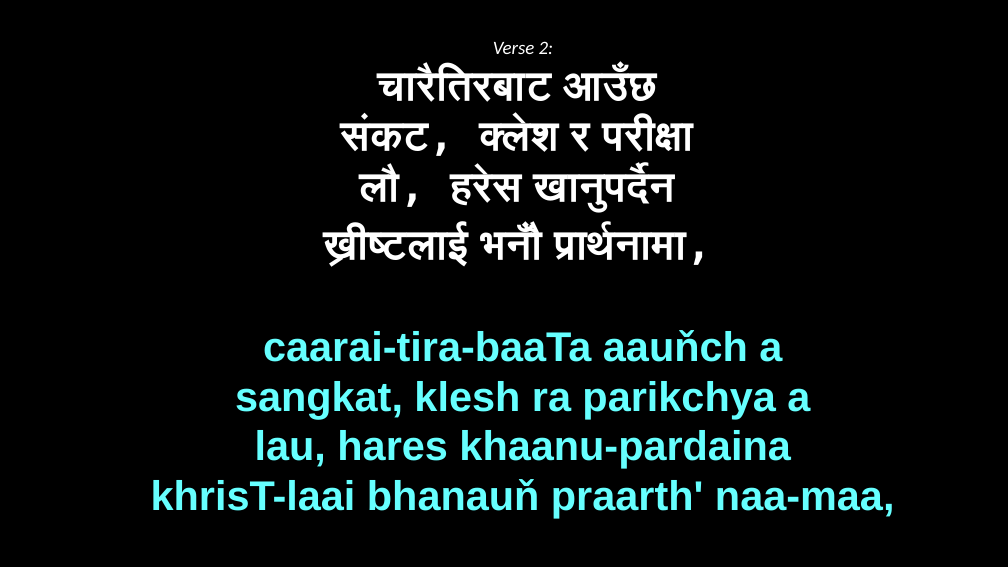
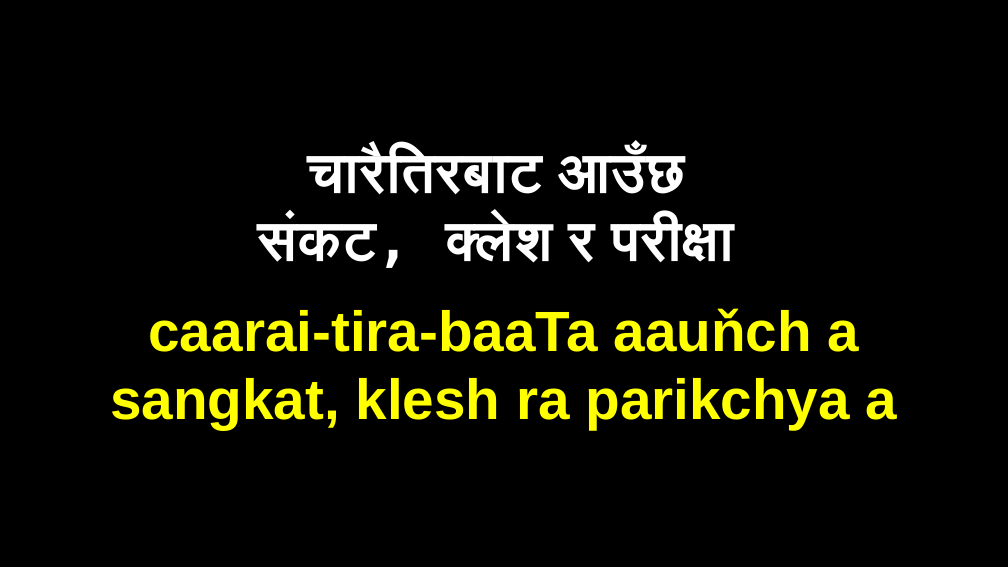
Before and after one commit to sujanay/Nepali-christian-songs-slides, a slide deck: slide 6 of Bhajan/B397 - येशू कस्तो प्यारो मित्र.pptx (slide 4 before the commit). Drawn at 1008x567 pixels with LibreOffice and Linux fonts; fonts in the diff are those of the drawing. Boxes give left, top, right and bottom in pixels: in the first picture for what was removed or moved away, otherwise in the second. Text is boxed around its words. In the diff, an @@ line names an element or a change of style, - is before the commit and + after.

```diff
--- a/Bhajan/B397 - येशू कस्तो प्यारो मित्र.pptx
+++ b/Bhajan/B397 - येशू कस्तो प्यारो मित्र.pptx
@@ text at bbox=[493, 41, 554, 54]: paragraph removed @@
-Verse 2:
@@ text "चारैतिरबाट आउँछ": place and size @@
-text "चारैतिरबाट आउँछ" at bbox=[151, 41, 895, 518]
+text "चारैतिरबाट आउँछ" at bbox=[110, 148, 898, 429]
@@ text "चारैतिरबाट आउँछ" at bbox=[110, 148, 898, 429]: size 40 to 54 pt in "चारैतिरबाट आउँछ", "संकट, क्लेश र परीक्षा"; size 39.5 to 54 pt, text colour #66FFFF to #FFFF00 in "caarai-tira-baaTa aauňch a", "sangkat, klesh ra parikchya a" @@
@@ text at bbox=[323, 168, 711, 267]: paragraphs removed @@
-लौ, हरेस खानुपर्दैन
-ख्रीष्टलाई भनौँ प्रार्थनामा,
@@ text at bbox=[151, 430, 895, 518]: paragraphs removed @@
-lau, hares khaanu-pardaina
-khrisT-laai bhanauň praarth' naa-maa,
```
Also in this commit, not shown: 5 other slides changed, 6 slides added, 2 other files.
